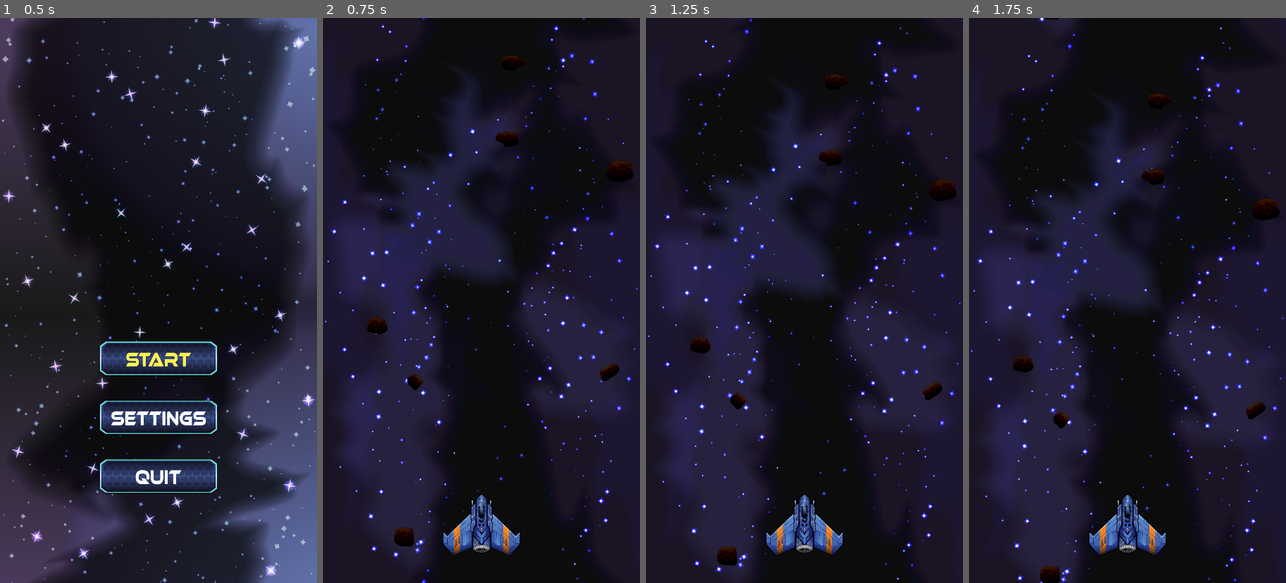
Above: before the commit, frames 1-4 (left to right).
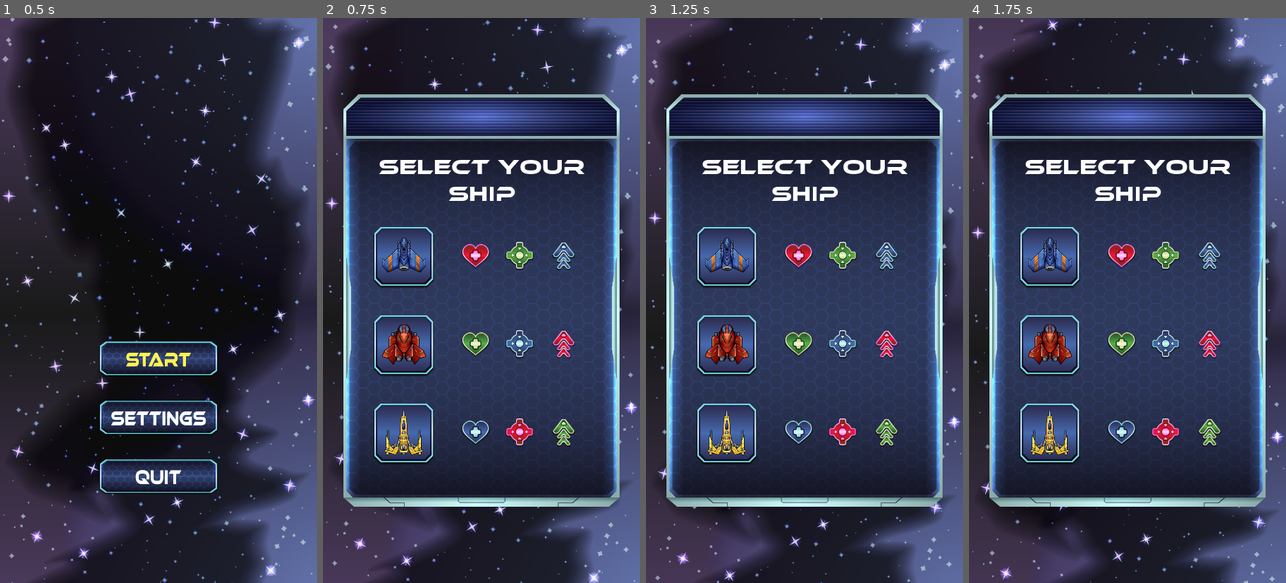
Above: after the commit, the same moments.

Repository: diegocantelmi82/TP-Final-Programacion-3
Game: Godot game, scene res://scenes/Main.tscn
Two runs of this game, one before a commit and one after it. Both use one fixed random seed, a clock stepped at 60 frames per second and the inputs below.
Inputs (mouse positions are in pixels of both pictures, inside the frame that each line leads up to):
- Up to frame 1 (0.5 s): no input
- Up to frame 2 (0.75 s): click (481, 357) at 0.5 s
- Up to frame 3 (1.25 s): no input
- Up to frame 4 (1.75 s): click (1127, 357) at 1.27 s

Frame 1 is identical in both runs. In frame 2, 73% of the frame differs, in the area x 0-100%, y 0-100%; in frame 3, 74%; in frame 4, 73%.

Commit message:
Se agrega pantalla de seleccion de naves

Diff:
--- a/common/GenericButton.gd
+++ b/common/GenericButton.gd
@@ -10,7 +10,7 @@
 	self.connect("mouse_entered", self, "_grab_focus")
 
 func playHoverSound():
-	if (buttonHoverSound):
+	if (buttonHoverSound && !self.disabled):
 		buttonHoverSound.volume_db = linear2db(Settings.sfx_volume)
 		buttonHoverSound.play()
 
--- a/common/StartButton.gd
+++ b/common/StartButton.gd
@@ -1,7 +1,9 @@
 extends GenericButton
+
+signal startGame
 
 func _ready():
 	self.connect("pressed", self, "startGame")
 
 func startGame():
-	get_tree().change_scene("res://scenes/levels/Level1/Level1.tscn")
+	emit_signal("startGame")
--- a/scenes/Main.gd
+++ b/scenes/Main.gd
@@ -4,6 +4,7 @@
 
 func _ready():
 	$CanvasLayer/StartButton.grab_focus()
+	$CanvasLayer/StartButton.connect("startGame", $CanvasLayer/ShipSelectionWindow, "_show_window")
 	$CanvasLayer/SettingsButton.connect("showSettingsWindow", $CanvasLayer/SettingsWindow, "_show_window")
 #	$Avenger.connect("shoot", self, "_on_Ship_shoot")
 	#$Defender.connect("shoot", self, "_on_Ship_shoot")
--- /dev/null
+++ b/scenes/shipSelection/ShipSelectionWindow.gd
@@ -0,0 +1,28 @@
+extends TextureRect
+
+func _ready():
+	$AvengerButton.connect("startLevel", self, "_start_level")
+	$DefenderButton.connect("startLevel", self, "_start_level")
+	$StrikerButton.connect("startLevel", self, "_start_level")
+
+func _start_level():
+	get_tree().change_scene("res://scenes/levels/Level1/Level" + str(Player.current_level) + ".tscn")
+	self._close_window()
+
+func _show_window():
+	if (!Player.ships[Player.player_ship.AVENGER].is_alive):
+		$AvengerButton.disabled = true
+		$AvengerButton.focus_mode = FOCUS_NONE
+
+	if (!Player.ships[Player.player_ship.DEFENDER].is_alive):
+		$DefenderButton.disabled = true
+		$DefenderButton.focus_mode = FOCUS_NONE
+
+	if (!Player.ships[Player.player_ship.STRIKER].is_alive):
+		$StrikerButton.disabled = true
+		$StrikerButton.focus_mode = FOCUS_NONE
+
+	self.show()
+
+func _close_window():
+	self.hide()
--- a/scenes/shipSelection/ShipSelectionWindow.tscn
+++ b/scenes/shipSelection/ShipSelectionWindow.tscn
@@ -20,6 +20,8 @@
 [ext_resource path="res://assets/menu/avenger_button_disabled.png" type="Texture" id=18]
 [ext_resource path="res://assets/menu/defender_button_disabled.png" type="Texture" id=19]
 [ext_resource path="res://assets/menu/striker_button_disabled.png" type="Texture" id=20]
+[ext_resource path="res://scenes/shipSelection/ShipSelectionWindow.gd" type="Script" id=21]
+[ext_resource path="res://scenes/shipSelection/shipButton.gd" type="Script" id=22]
 
 [sub_resource type="DynamicFont" id=1]
 size = 72
@@ -35,6 +37,7 @@
 margin_right = 470.0
 margin_bottom = 700.0
 texture = ExtResource( 4 )
+script = ExtResource( 21 )
 
 [node name="ShipSelectionTitle" type="Label" parent="."]
 anchor_left = 0.5
@@ -58,6 +61,7 @@
 texture_hover = ExtResource( 13 )
 texture_disabled = ExtResource( 18 )
 texture_focused = ExtResource( 13 )
+script = ExtResource( 22 )
 
 [node name="DefenderButton" type="TextureButton" parent="."]
 margin_left = 100.0
@@ -69,6 +73,7 @@
 texture_hover = ExtResource( 14 )
 texture_disabled = ExtResource( 19 )
 texture_focused = ExtResource( 14 )
+script = ExtResource( 22 )
 
 [node name="StrikerButton" type="TextureButton" parent="."]
 margin_left = 100.0
@@ -80,6 +85,7 @@
 texture_hover = ExtResource( 16 )
 texture_disabled = ExtResource( 20 )
 texture_focused = ExtResource( 16 )
+script = ExtResource( 22 )
 
 [node name="AvengerContainer" type="HBoxContainer" parent="."]
 margin_left = 350.0
--- /dev/null
+++ b/scenes/shipSelection/shipButton.gd
@@ -0,0 +1,9 @@
+extends GenericButton
+
+signal startLevel
+
+func _ready():
+	self.connect("pressed", self, "startLevel")
+
+func startLevel():
+	emit_signal("startLevel")
Not shown: 1 places in scenes/shipSelection/ShipSelectionWindow.tscn that only renumber resources
